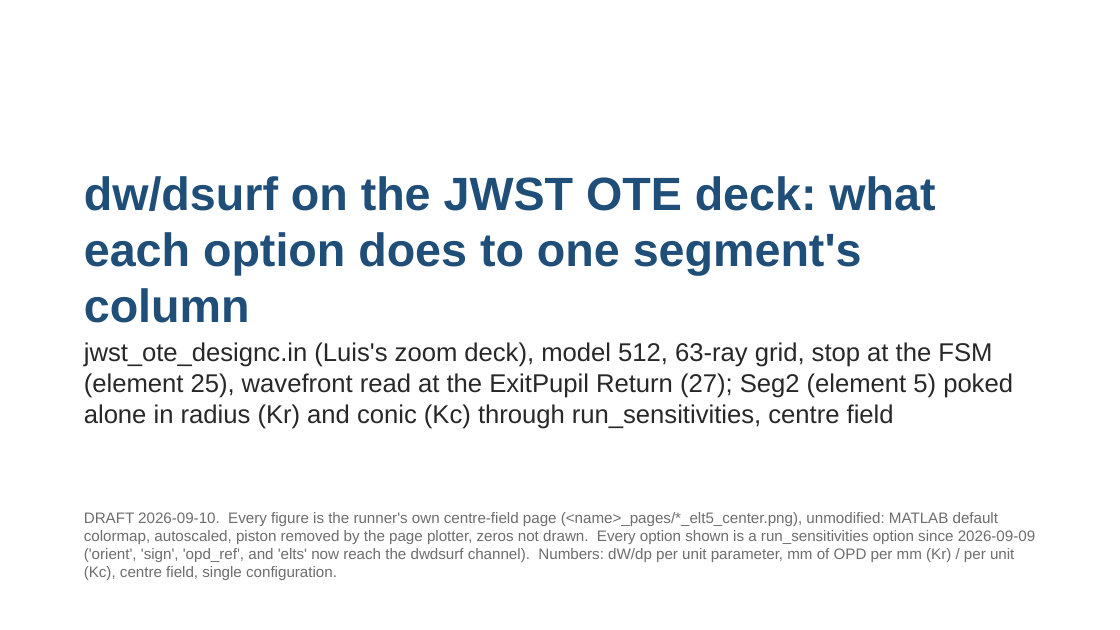
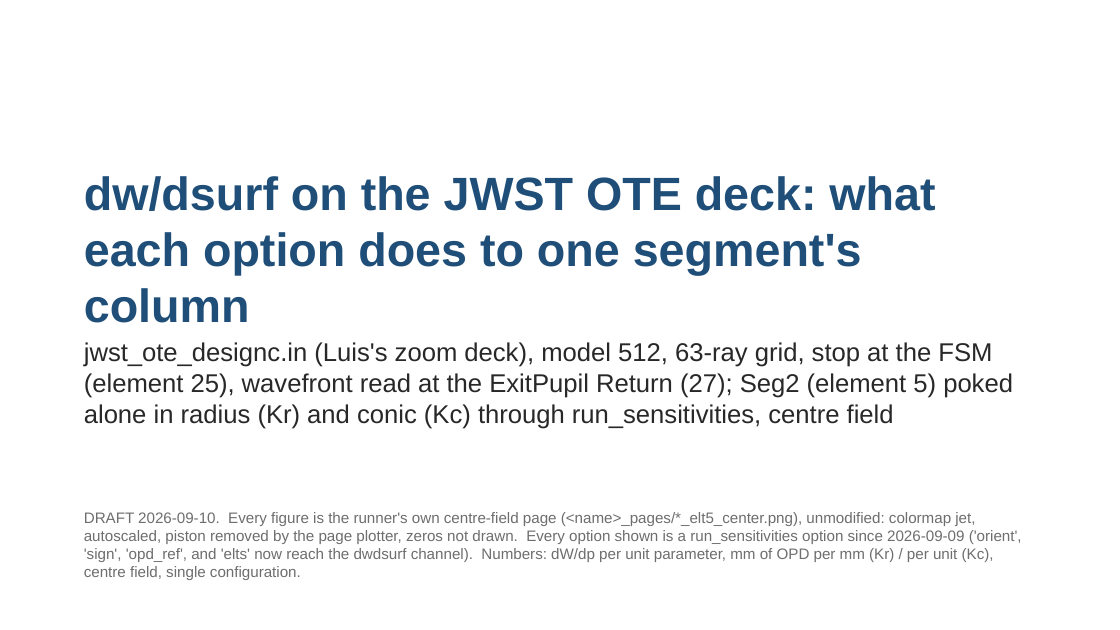
Before and after one commit to nasa-jpl/macos, a slide deck: slide 1 of demo_session/deck_dwdsurf_options.pptx. Drawn at 1120x630 pixels with LibreOffice and Linux fonts; fonts in the diff are those of the drawing. Boxes give left, top, right and bottom in pixels: in the first picture for what was removed or moved away, otherwise in the second. Text is boxed around its words. In the diff, an @@ line names an element or a change of style, - is before the commit and + after.

```diff
--- a/demo_session/deck_dwdsurf_options.pptx
+++ b/demo_session/deck_dwdsurf_options.pptx
@@ text at (x1=84, y1=512, x2=1022, y2=580): text changed @@
-DRAFT 2026-09-10. Every figure is the runner's own centre-field page (<name>_pages/*_elt5_center.png), unmodified: MATLAB default colormap, autoscaled, piston removed by the page plotter, zeros not drawn. Every option shown is a run_sensitivities option since 2026-09-09 ('orient', 'sign', 'opd_ref', and 'elts' now reach the dwdsurf channel). Numbers: dW/dp per unit parameter, mm of OPD per mm (Kr) / per unit (Kc), centre field, single configuration.
+DRAFT 2026-09-10. Every figure is the runner's own centre-field page (<name>_pages/*_elt5_center.png), unmodified: colormap jet, autoscaled, piston removed by the page plotter, zeros not drawn. Every option shown is a run_sensitivities option since 2026-09-09 ('orient', 'sign', 'opd_ref', and 'elts' now reach the dwdsurf channel). Numbers: dW/dp per unit parameter, mm of OPD per mm (Kr) / per unit (Kc), centre field, single configuration.
```
Also in this commit, not shown: 4 other slides changed, 9 other files.
